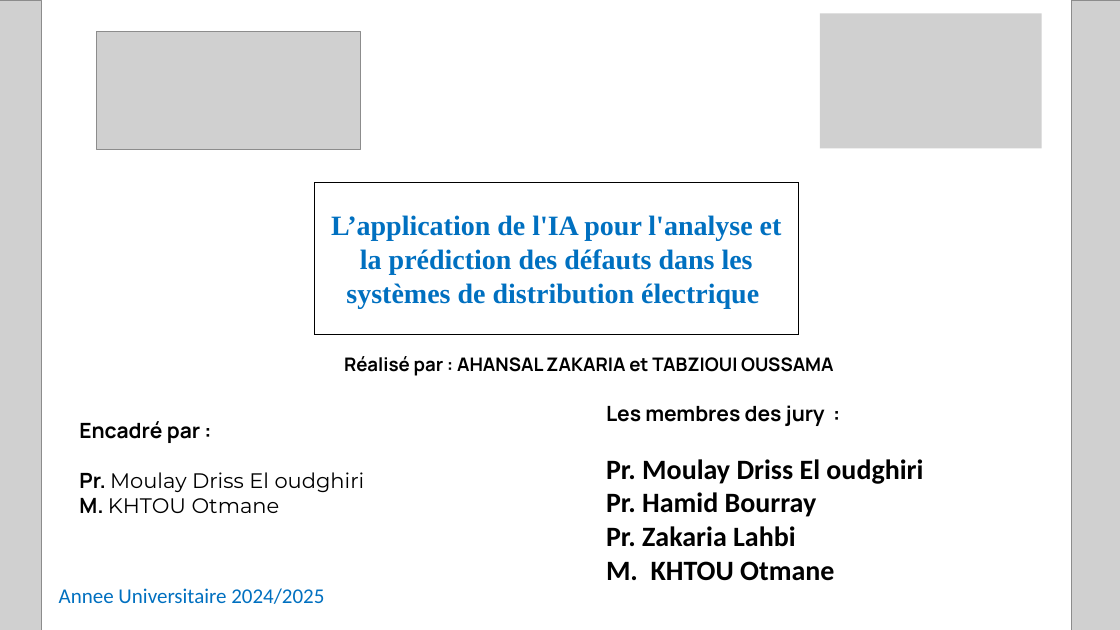
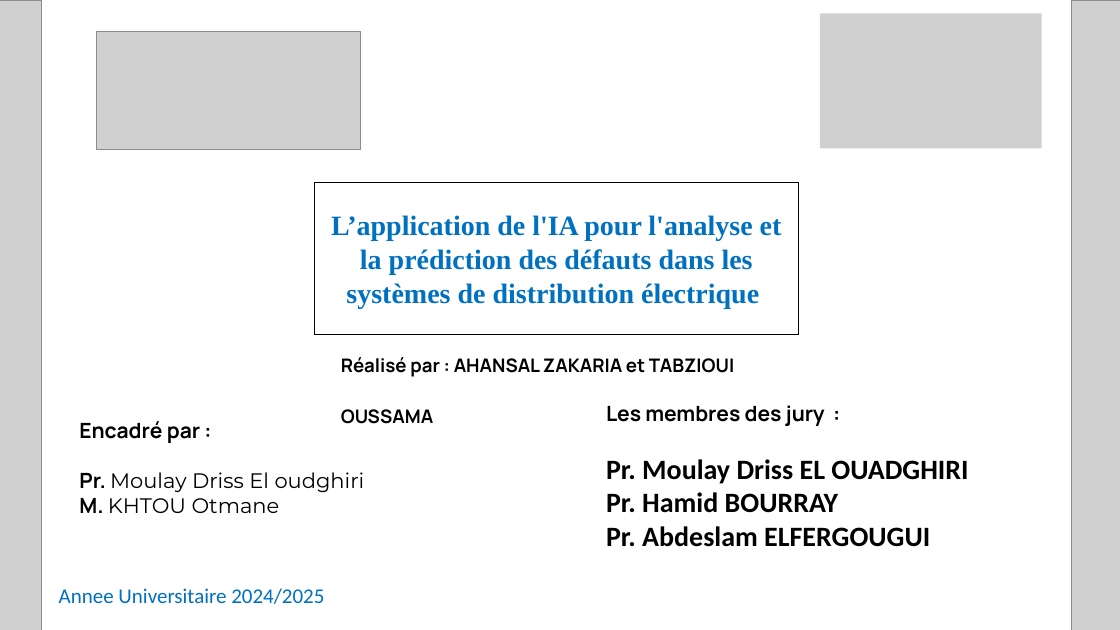
Before and after one commit to OussamaTabDev/DistributionElectrique, a slide deck: slide 1 of Rapport + Presentation + Video/Presentation2.pptx. Drawn at 1120x630 pixels with LibreOffice and Linux fonts; fonts in the diff are those of the drawing; grey boxes stand for pictures. Boxes give left, top, right and bottom in pixels: in the first picture for what was removed or moved away, otherwise in the second. Text is boxed around its words. In the diff, an @@ line names an element or a change of style, - is before the commit and + after.

```diff
--- a/Rapport + Presentation + Video/Presentation2.pptx
+++ b/Rapport + Presentation + Video/Presentation2.pptx
@@ text "Réalisé par : AHANSAL ZAKARIA ..." rewrapped from box(344, 356, 833, 376) to box(341, 357, 734, 424) @@
@@ text at box(606, 459, 968, 547): text changed @@
-Pr. Moulay Driss El oudghiri
-Pr. Hamid Bourray
-Pr. Zakaria Lahbi
-M. KHTOU Otmane
+Pr. Moulay Driss EL OUADGHIRI
+Pr. Hamid BOURRAY
+Pr. Abdeslam ELFERGOUGUI
```
Also in this commit, not shown: 6 other slides changed, 6 other files.
